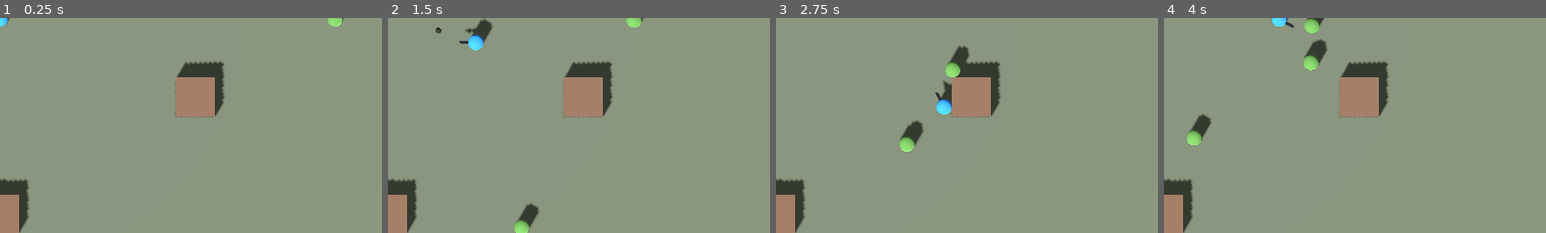
Above: before the commit, frames 1-4 (left to right).
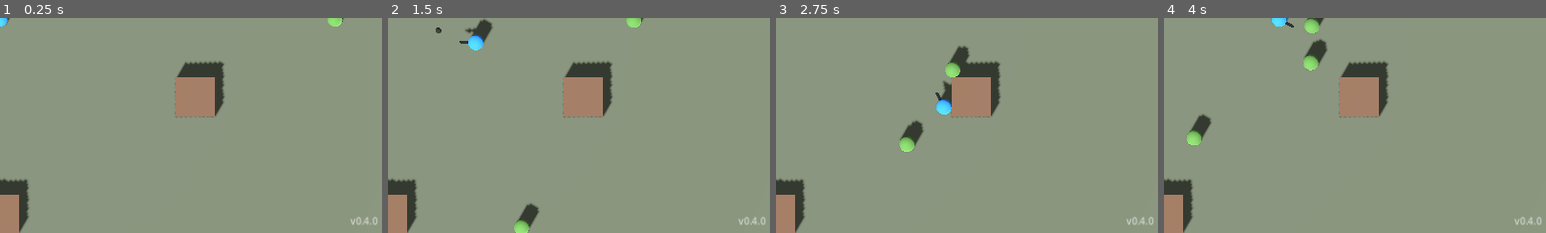
Above: after the commit, the same moments.

Repository: Bobs-Dev-Attic/ZombiesGD
Game: Godot game, scene res://scenes/main.tscn
The game is run twice, just before and just after one commit, with the same random seed, the same clock (stepped at 60 frames per second) and the same inputs.
Inputs (mouse positions are % of the whole screen's width and height, from its top left):
- Up to frame 1 (0.25 s): no input
- Up to frame 2 (1.5 s): move the mouse to (72, 45) at 0.52 s; press the mouse at (72, 45) at 0.53 s; hold D (move_right) 0.53-1.28 s; move the mouse to (30, 55) at 1.27 s; release the mouse at (30, 55) at 1.28 s; hold S (move_down) from 1.28 s (still down); tap G (throw) at 1.35 s
- Up to frame 3 (2.75 s): move the mouse to (60, 28) at 2.02 s; release S (move_down) at 2.03 s; press the mouse at (60, 28) at 2.03 s; hold D (move_right) from 2.03 s (still down)
- Up to frame 4 (4 s): move the mouse to (45, 70) at 2.77 s; release D (move_right) at 2.78 s; release the mouse at (45, 70) at 2.78 s; hold W (move_up) 2.78-3.53 s; tap G (throw) at 2.85 s; move the mouse to (80, 65) at 3.52 s; press the mouse at (80, 65) at 3.53 s; hold A (move_left) from 3.53 s (still down)
The pictures show only the part of the screen within x 50-100%, y 50-100%; the shares and areas given below are measured in that part.

The runs differ from the first frame. In frame 1, 0.1% of the frame differs, in the area x 91-99%, y 92-97%; in frame 2, 0.1%; in frame 3, 0.1%; in frame 4, 0.1%.

Commit message:
feat: add versioning, changelog, and on-screen version label (v0.4.0)
Introduce a Version autoload as the single source of truth for the build
version, a CHANGELOG.md, and a bottom-right on-screen label that reads the
autoload at runtime so the displayed version can never drift from the code.
Bump to 0.4.0 for the wave loop.

Co-Authored-By: Claude Opus 4.8 <noreply@anthropic.com>

Diff:
--- a/project.godot
+++ b/project.godot
@@ -3,6 +3,7 @@
 
 [autoload]
 
+Version="*res://scripts/version.gd"
 InputManager="*res://scripts/input_manager.gd"
 GameManager="*res://scripts/game_manager.gd"
 
--- a/scenes/main.tscn
+++ b/scenes/main.tscn
@@ -1,8 +1,9 @@
-[gd_scene load_steps=17 format=3 uid="uid://bmainstub001"]
+[gd_scene load_steps=18 format=3 uid="uid://bmainstub001"]
 
 [ext_resource path="res://scripts/main.gd" type="Script" id="1"]
 [ext_resource path="res://scenes/player.tscn" type="PackedScene" id="2"]
 [ext_resource path="res://scripts/zombie_spawner.gd" type="Script" id="3"]
+[ext_resource path="res://scenes/ui/version_label.tscn" type="PackedScene" id="4"]
 
 [sub_resource type="BoxShape3D" id="BoxShape3D_ground"]
 size = Vector3(40, 1, 40)
@@ -134,6 +135,8 @@
 [node name="ZombieSpawner" type="Node3D" parent="."]
 script = ExtResource("3")
 
+[node name="VersionLabel" parent="." instance=ExtResource("4")]
+
 [node name="Camera3D" type="Camera3D" parent="."]
 position = Vector3(0, 28, 0)
 rotation_degrees = Vector3(-90, 0, 0)
--- /dev/null
+++ b/scenes/ui/version_label.tscn
@@ -0,0 +1,23 @@
+[gd_scene load_steps=2 format=3 uid="uid://cvzversionlabel1"]
+
+[ext_resource type="Script" path="res://scripts/version_label.gd" id="1"]
+
+[node name="VersionLayer" type="CanvasLayer"]
+
+[node name="VersionLabel" type="Label" parent="."]
+anchors_preset = 3
+anchor_left = 1.0
+anchor_top = 1.0
+anchor_right = 1.0
+anchor_bottom = 1.0
+offset_left = -140.0
+offset_top = -34.0
+offset_right = -8.0
+offset_bottom = -8.0
+grow_horizontal = 0
+grow_vertical = 0
+horizontal_alignment = 2
+vertical_alignment = 1
+text = "v0.0.0"
+modulate = Color(1, 1, 1, 0.6)
+script = ExtResource("1")
--- /dev/null
+++ b/scripts/version.gd
@@ -0,0 +1,17 @@
+extends Node
+
+## Version (autoload): the single source of truth for the build version.
+##
+## Bump VERSION here and add a matching CHANGELOG.md entry with every change.
+## The on-screen label reads this at runtime, so the displayed version can
+## never drift from the code — there is no second copy of the number.
+##
+## Semantic-ish versioning while pre-1.0: MINOR for a new gameplay system
+## (a weapon role, the wave loop), PATCH for fixes and small additions.
+
+const VERSION: String = "0.4.0"
+
+
+## e.g. "v0.4.0" — what the HUD shows.
+func display_string() -> String:
+	return "v%s" % VERSION
--- /dev/null
+++ b/scripts/version_label.gd
@@ -0,0 +1,9 @@
+extends Label
+
+## Shows the build version in the corner of the screen. Reads the Version
+## autoload at runtime rather than hardcoding a string, so bumping
+## Version.VERSION is the only step needed to update what the player sees.
+
+
+func _ready() -> void:
+	text = Version.display_string()
Not shown, added: scripts/version.gd.uid
Not shown, added: scripts/version_label.gd.uid
Not shown, added: CHANGELOG.md
